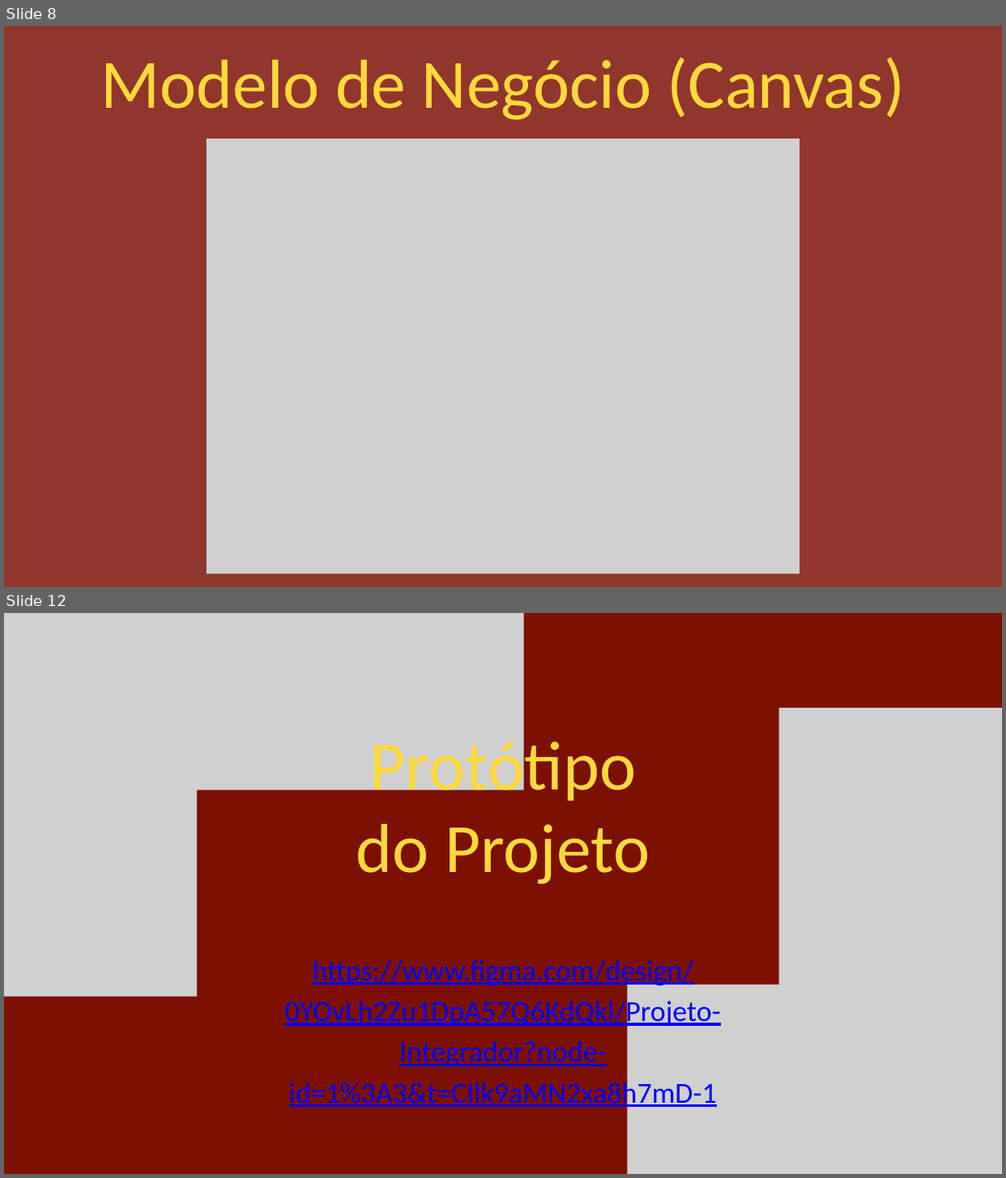
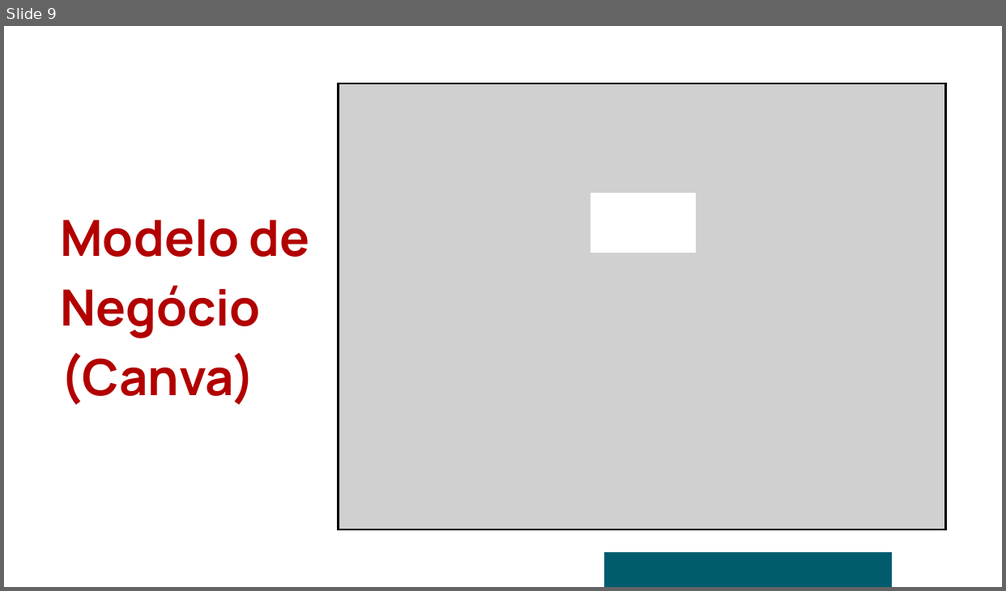
Before and after one commit to Agenda-Fatec/Documentos, a slide deck: Slides/PI.pptx. Shown one above the other, each under a label of ours: slides 8 and 12 before the commit, slide 9 after it; the slides between them are not shown. The pictures are 1006x1178 and 1006x591 pixels, drawn with LibreOffice and Linux fonts; fonts in the diff are those of the drawing; grey boxes stand for pictures. Boxes give left, top, right and bottom in pixels: in the first picture for what was removed or moved away, otherwise in the second. Text is boxed around its words. In the diff, an @@ line names an element or a change of style, - is before the commit and + after.

```diff
--- a/Slides/PI.pptx
+++ b/Slides/PI.pptx
@@ slide 12 removed at <box>4,613,1002,1174</box>, background #7B1003 @@
@@ picture removed at <box>4,613,197,997</box> @@
@@ picture removed at <box>71,613,523,790</box> @@
@@ picture removed at <box>779,708,1002,1174</box> @@
@@ text removed at <box>356,732,650,884</box> @@
-Protótipo
-do Projeto
@@ text removed at <box>285,960,721,1110</box> @@
-https://www.figma.com/design/0YOvLh2Zu1DpA57Q6KdQkl/Projeto-Integrador?node-id=1%3A3&t=CIlk9aMN2xa8h7mD-1
@@ picture removed at <box>627,985,931,1174</box> @@
@@ what was slide 8 is now slide 9 @@
@@ slide 9 changed as well @@
@@ background #90362C to #FFFFFF @@
@@ picture: place and size @@
-picture at <box>206,139,800,574</box>
+picture at <box>339,84,945,530</box>
@@ freeform shape added at <box>590,193,696,253</box>, fill #FFFFFF @@
@@ text at <box>60,219,310,405</box>: text changed; size 100 to 72 pt; font Calibri to Manrope; text colour #FFD93B to #B20000; bold on @@
-Modelo de Negócio (Canvas)
+Modelo de Negócio (Canva)
@@ freeform shape added at <box>603,552,892,587</box>, fill #005C6D @@
```
Also in this commit, not shown: 6 other slides changed, 15 slides added, 8 other slides removed, 6 other files.
